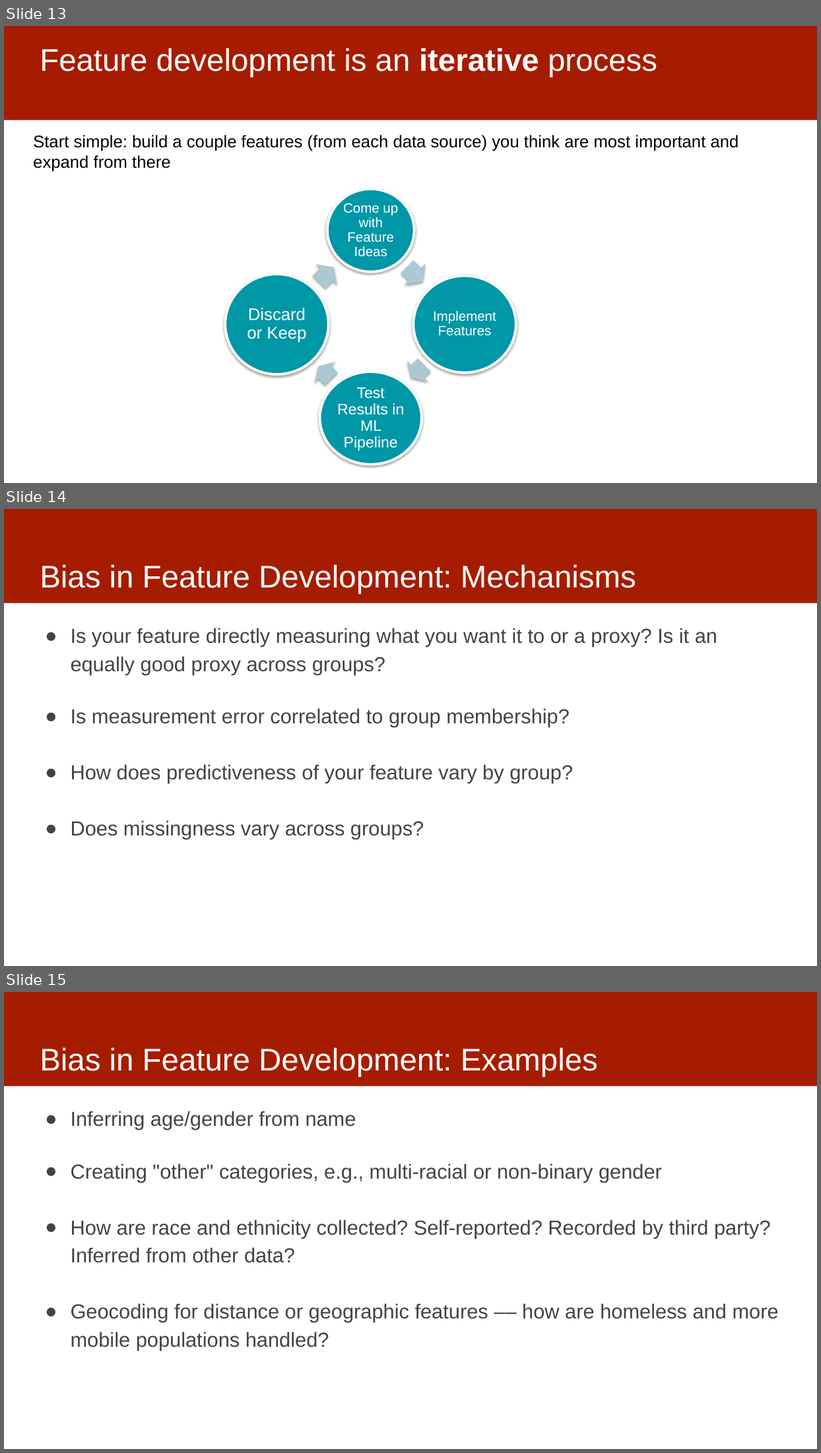
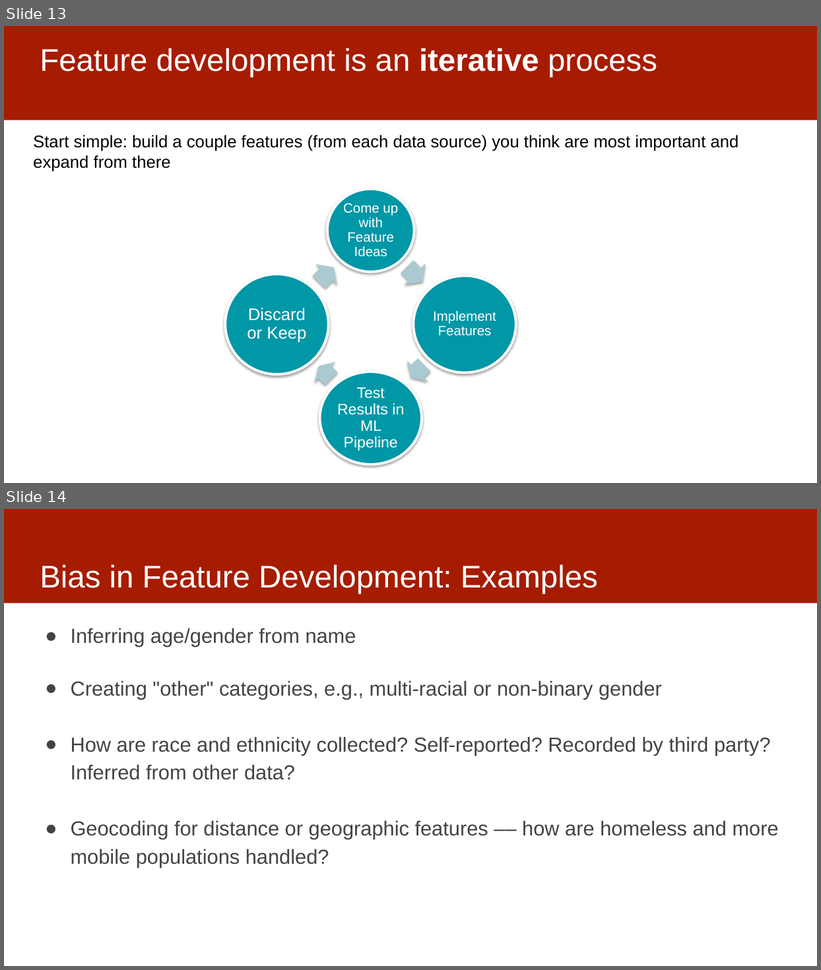
Before and after one commit to dssg/mlforpublicpolicylab, a slide deck: Lectures/12-features-and-imputation.pptx. Shown one above the other, each under a label of ours: slides 13, 14 and 15 before the commit, slides 13 and 14 after it. The pictures are 821x1453 and 821x970 pixels, drawn with LibreOffice and Linux fonts; fonts in the diff are those of the drawing. Boxes give left, top, right and bottom in pixels: in the first picture for what was removed or moved away, otherwise in the second. Text is boxed around its words. In the diff, an @@ line names an element or a change of style, - is before the commit and + after.

```diff
--- a/Lectures/12-features-and-imputation.pptx
+++ b/Lectures/12-features-and-imputation.pptx
@@ slide 14 removed at box(4, 509, 817, 966), background #FFFFFF; not listed: 1 template element that a slide beside it also shows @@
@@ title removed at box(40, 564, 636, 594) @@
-Bias in Feature Development: Mechanisms
@@ text removed at box(71, 628, 717, 840) @@
-● Is your feature directly measuring what you want it to or a proxy? Is it an equally good proxy across groups?
-● Is measurement error correlated to group membership?
-● How does predictiveness of your feature vary by group?
-● Does missingness vary across groups?
@@ what was slide 15 is now slide 14 @@
```
Also in this commit, not shown: 6 slides changed, 1 other slide removed.
